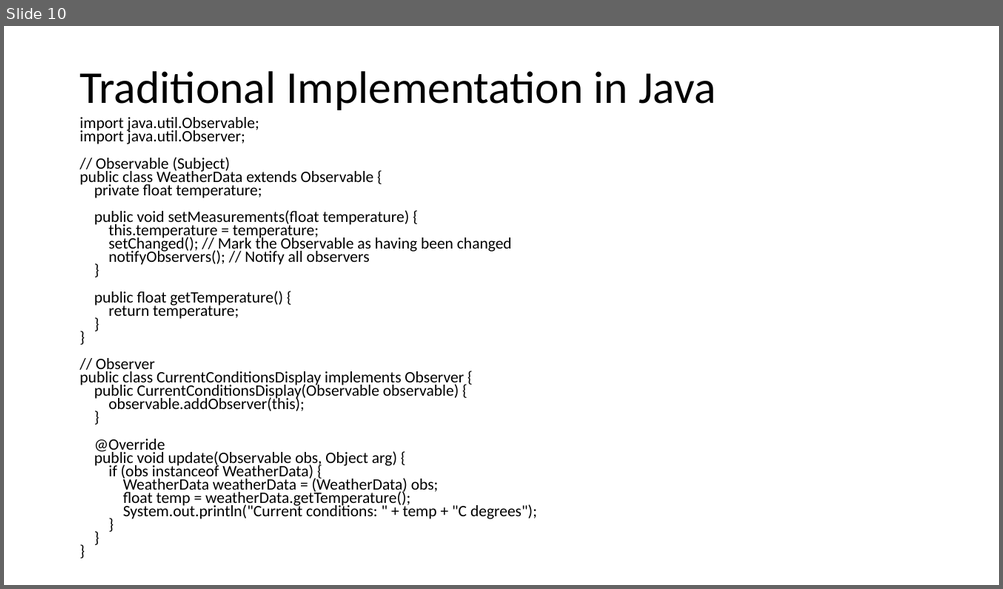
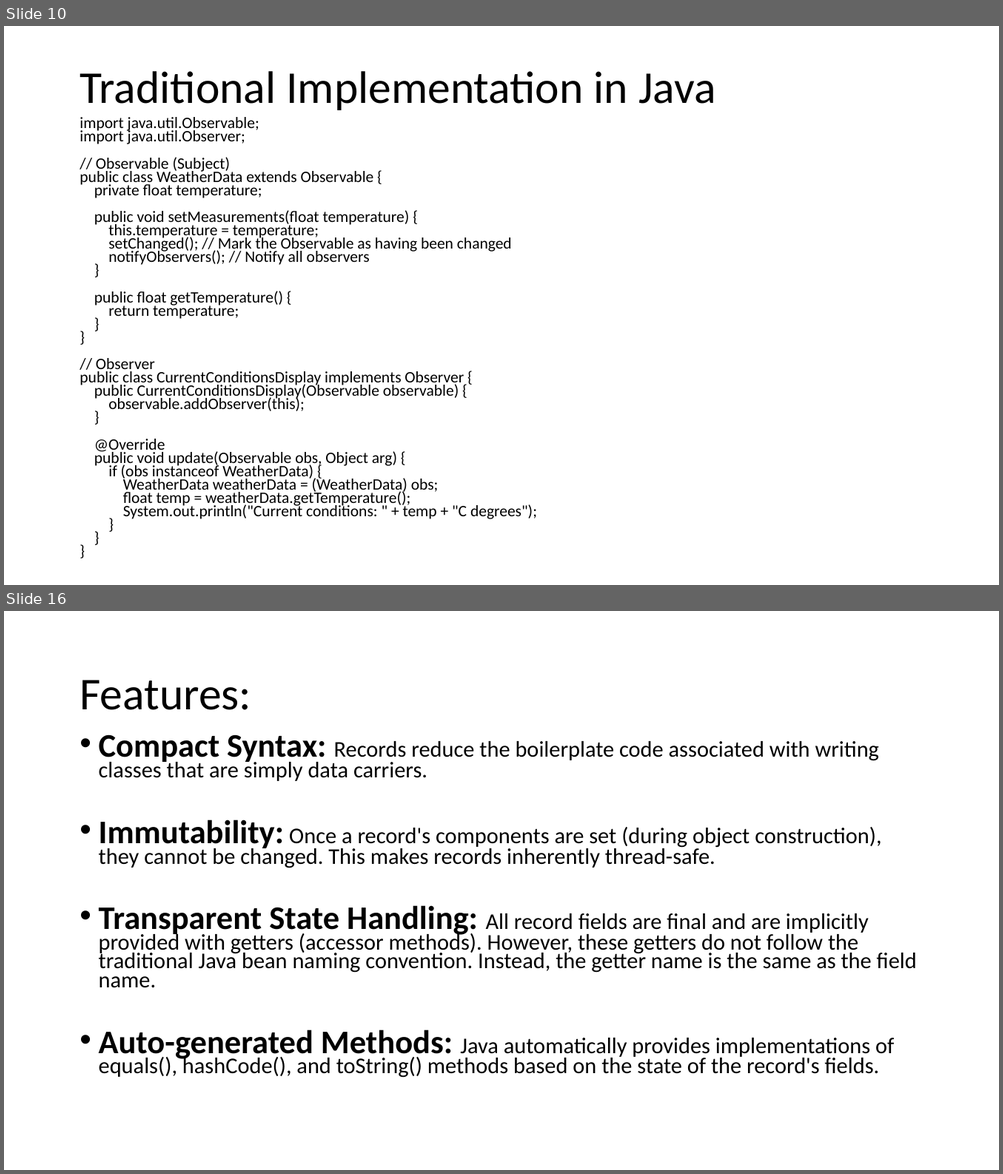
Before and after one commit to ChenTheInstructor/CSE248, a slide deck: Observer Design Pattern.pptx. Shown one above the other, each under a label of ours: slide 10 before the commit, slides 10 and 16 after it; the slides between them are not shown. The pictures are 1003x589 and 1003x1174 pixels, drawn with LibreOffice and Linux fonts; fonts in the diff are those of the drawing. Boxes give left, top, right and bottom in pixels: in the first picture for what was removed or moved away, otherwise in the second. Text is boxed around its words. In the diff, an @@ line names an element or a change of style, - is before the commit and + after.

```diff
--- a/Observer Design Pattern.pptx
+++ b/Observer Design Pattern.pptx
@@ slide 16 added at [4, 611, 999, 1170], background #FFFFFF @@
@@ title added at [79, 680, 251, 710], 44 pt, text #000000 @@
+Features:
@@ text added at [99, 735, 916, 1078], 21.7 pt, text #000000 @@
+• Compact Syntax: Records reduce the boilerplate code associated with writing classes that are simply data carriers.
+• Immutability: Once a record's components are set (during object construction), they cannot be changed. This makes records inherently thread-safe.
+• Transparent State Handling: All record fields are final and are implicitly provided with getters (accessor methods). However, these getters do not follow the traditional Java bean naming convention. Instead, the getter name is the same as the field name.
+• Auto-generated Methods: Java automatically provides implementations of equals(), hashCode(), and toString() methods based on the state of the record's fields.
```
Also in this commit, not shown: 1 slide changed, 22 other slides added, 4 other files.
